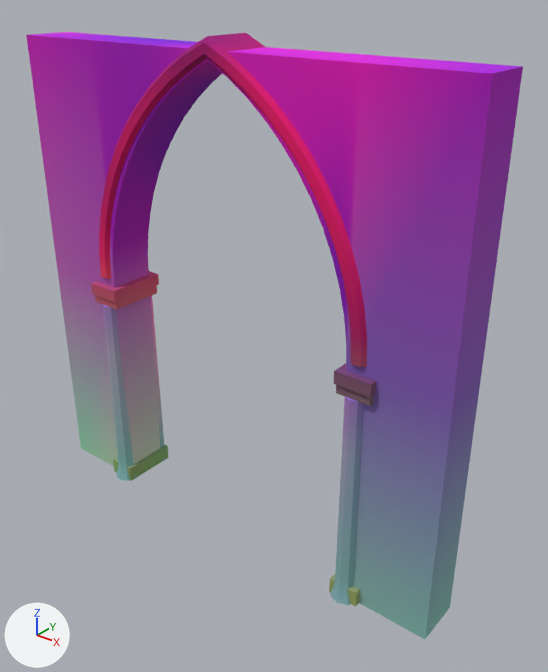
A saved change to the glTF model assets/kit/palace_arcade_4m.glb.
The view is the same before and after, from a 50 mm camera at (3.69, -4.1, 4.49) aimed at (0.3, 0.13, 1.86). The axes (+X, +Y, +Z) are drawn at lower left. The lights are the same throughout. The older version comes first. Vertices at exactly the same position are counted once.

The first picture shows 'palace_arcade_gild', 'palace_arcade_imposts', 'palace_arcade_panel', 'palace_colonnette', 'palace_colonnette.002' and 1 more.
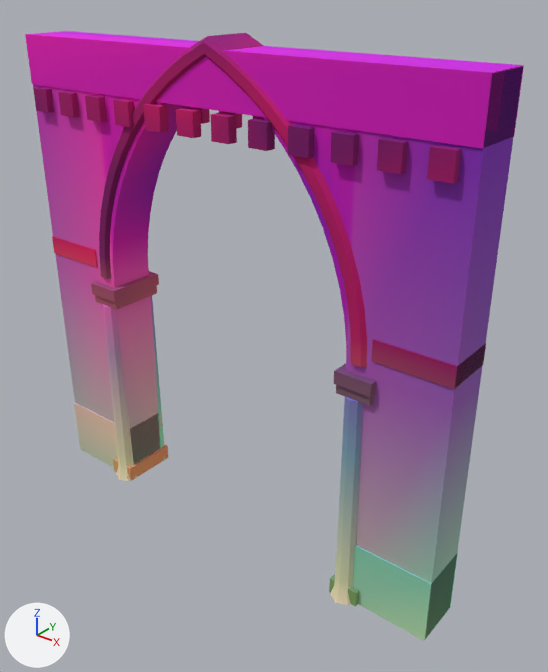
Location of each change, [x1, y1, x2, y2] in pixels of the pictures (548 x 672 px):
'palace_arcade_mould', added
    after: [25, 31, 524, 641]
'palace_arcade_frieze', added
    after: [33, 87, 486, 389]
part 1 of me_palace_arcade_panel, recoloured
    before: [32, 32, 523, 447]
    after: [113, 117, 357, 447]
part 2 of me_palace_arcade_panel, recoloured
    before: [26, 35, 523, 639]
    after: [33, 67, 523, 636]
part 3 of me_palace_arcade_gild, recoloured
    both: [131, 54, 367, 367]
part 4 of me_palace_arcade_gild, recoloured
    both: [99, 33, 264, 279]
part 5 of me_palace_colonnette, recoloured (cyan to beige)
    both: [116, 458, 137, 481]
part 6 of me_palace_colonnette, recoloured (purple to pink)
    both: [102, 304, 120, 354]
part 7 of me_palace_colonnette, recoloured
    both: [107, 351, 133, 462]
part 8 of me_palace_colonnette_002, recoloured
    both: [330, 460, 359, 605]
part 9 of me_palace_colonnette_002, recoloured (purple to blue)
    both: [342, 397, 363, 456]
part 10 of me_palace_colonnette_002, recoloured
    both: [335, 403, 363, 578]
part 11 of me_palace_arcade_imposts, recoloured
    both: [91, 271, 376, 607]

The change, as a diff of the scene's bpy script:
```diff
--- a/assets/kit/palace_arcade_4m.glb.py
+++ b/assets/kit/palace_arcade_4m.glb.py
@@ me_palace_arcade_panel @@
 me_palace_arcade_panel.from_pydata(...)  # 116 vertices, 228 faces; spans x -2.0..2.0, y -0.2..0.2, z 0.0..4.0
+# me_palace_arcade_panel part 1: 95 faces centred in x -2.0..1.73, y -0.2..0.2, z 1.33..4.0 are repainted in the vertex colours; the middle colour goes from pink #e700ce to pink #fb00ce
+# me_palace_arcade_panel part 2: 133 faces centred in x -2.0..2.0, y -0.2..0.2, z 0.0..4.0 are repainted in the vertex colours; the middle colour goes from purple #a000c8 to pink #d900c8
 me_palace_arcade_panel.materials.append(mat_m_marble)
@@ me_palace_arcade_gild @@
 me_palace_arcade_gild.from_pydata(...)  # 200 vertices, 396 faces; spans x -1.37..1.37, y -0.23..0.23, z 2.08..4.08
+# me_palace_arcade_gild part 3: 233 faces centred in x -1.36..1.36, y -0.23..0.23, z 2.08..4.03 are repainted in the vertex colours; the middle colour goes from pink #e500c1 to pink #cd00c1
+# me_palace_arcade_gild part 4: 163 faces centred in x -1.34..0.15, y -0.23..0.23, z 2.14..4.05 are repainted in the vertex colours; the middle colour goes from pink #d400c9 to purple #9600c9
 me_palace_arcade_gild.materials.append(mat_m_gild)
@@ me_palace_colonnette @@
 me_palace_colonnette.from_pydata(...)  # 40 vertices, 76 faces; spans x -0.12..0.12, y -0.12..0.12, z 0.0..1.82
+# me_palace_colonnette part 5: 38 faces centred in x -0.1..0.1, y -0.1..0.1, z 0.0..0.17 are repainted in the vertex colours; the middle colour goes from cyan #86c1c6 to beige #f5edc6
+# me_palace_colonnette part 6: 22 faces centred in x -0.07..0.07, y -0.07..0.07, z 1.52..1.82 are repainted in the vertex colours; the middle colour goes from purple #ae83cf to pink #f673cf
+# me_palace_colonnette part 7: 16 faces centred in x -0.07..0.07, y -0.07..0.07, z 0.59..0.98 are repainted in the vertex colours; the middle colour goes from greyish blue #9cb3c5 to pale pink #dac9c5
 me_palace_colonnette.materials.append(mat_m_marble)
@@ me_palace_colonnette_002 @@
 me_palace_colonnette_002.from_pydata(...)  # 40 vertices, 76 faces; spans x -0.12..0.12, y -0.12..0.12, z 0.0..1.82
+# me_palace_colonnette_002 part 8: 46 faces centred in x -0.1..0.1, y -0.1..0.1, z 0.0..0.59 are repainted in the vertex colours; the middle colour goes from cyan #86bac6 to beige #f2ecc6
+# me_palace_colonnette_002 part 9: 14 faces centred in x -0.07..0.06, y -0.07..0.07, z 1.52..1.82 are repainted in the vertex colours; the middle colour goes from purple #a67acf to blue #8687cf
+# me_palace_colonnette_002 part 10: 16 faces centred in x -0.07..0.07, y -0.07..0.07, z 0.98..1.82 are repainted in the vertex colours; the middle colour goes from blue #90a7ca to blue #8fafca
 me_palace_colonnette_002.materials.append(mat_m_marble)
@@ me_palace_arcade_imposts @@
 me_palace_arcade_imposts.from_pydata(...)  # 48 vertices, 72 faces; spans x -1.44..1.44, y -0.26..0.26, z 0.0..2.0
+# me_palace_arcade_imposts part 11: 72 faces centred in x -1.44..1.44, y -0.26..0.26, z 0.0..2.0 are repainted in the vertex colours, in many colours
 me_palace_arcade_imposts.materials.append(mat_m_gild)
@@ ob_palace_arcade_frieze @@
+ob_palace_arcade_frieze = bpy.data.objects.new('palace_arcade_frieze', me_palace_arcade_frieze)  # 208 vertices, 312 faces; spans x -2.0..2.0, y -0.26..0.26, z 2.14..3.6
+ob_palace_arcade_frieze.location = (0.0, 0.0, 0.0)
@@ ob_palace_arcade_mould @@
+ob_palace_arcade_mould = bpy.data.objects.new('palace_arcade_mould', me_palace_arcade_mould)  # a box spanning x -2.0..-1.2, y -0.21..0.21, z -0.01..0.55; a box spanning x 1.2..2.0, y -0.21..0.21, z -0.01..0.55; a box spanning x -2.0..2.0, y -0.21..0.21, z 3.62..4.01
+ob_palace_arcade_mould.location = (0.0, 0.0, 0.0)
```
